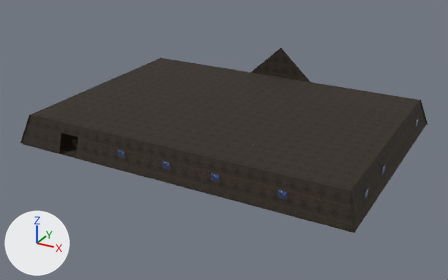
Renders of the glTF model house_attic.glb from each side of a commit.
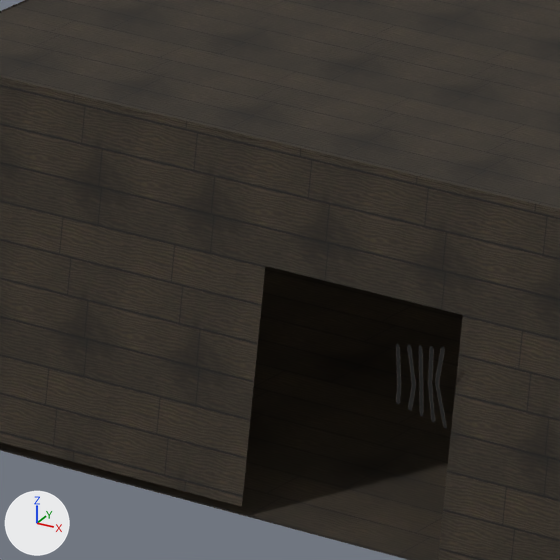
Each version is shown whole from a 50 mm lens placed at (45.6, -93.3, 53.5), pointed at (0.1, -10.6, 12.1), then close up on the part from 9% to 19% of the width and 39% to 56% of the height. Arrows for +X, +Y and +Z are at lower left; the lights stay in place. The older version's two pictures come first. Vertices at exactly the same position are counted once.

Before the edit, the objects in view are built like this:
```python
ob_house_attic = bpy.data.objects.new('house_attic', me_house_attic)
ob_house_attic.location = (0.0, 0.0, 0.0)
```
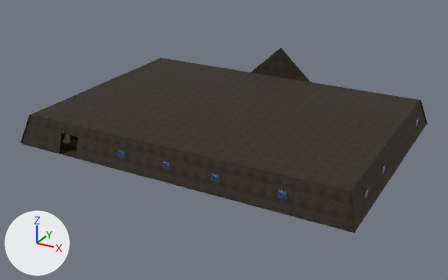
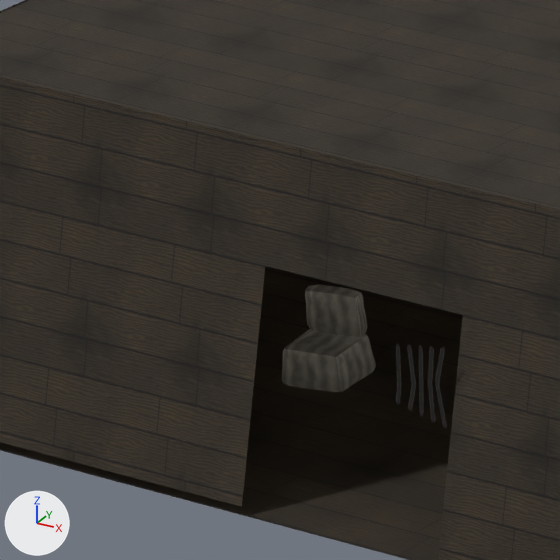
Pixel boxes (x1, y1, x2, y2) of what changed, in the close-ups (560 x 560 px):
```json
{"part": 1, "of": "me_house_attic", "change": "added", "after": [282, 329, 376, 392]}
{"part": 2, "of": "me_house_attic", "change": "added", "after": [305, 285, 367, 337]}
```

Edits to the scene script, one JSON object a line:
```json
{"op": "add", "block": "img_image_23", "code": ["img_image_23 = load_image('Image_23', '_unpacked/Image_23', 512, 512, 'sRGB')"]}
{"op": "add", "block": "img_image_24", "code": ["img_image_24 = load_image('Image_24', '_unpacked/Image_24', 256, 256, 'sRGB')"]}
{"op": "add", "block": "img_image_22", "code": ["img_image_22 = load_image('Image_22', '_unpacked/Image_22', 256, 256, 'sRGB')"]}
{"op": "add", "block": "mat_plaster", "code": ["mat_plaster = bpy.data.materials.new('plaster')", "# uses the picture img_image_23"]}
{"op": "add", "block": "mat_wood_red", "code": ["mat_wood_red = bpy.data.materials.new('wood_red')", "# uses the picture img_image_24"]}
{"op": "add", "block": "mat_curtain_grey", "code": ["mat_curtain_grey = bpy.data.materials.new('curtain_grey')", "# uses the picture img_image_22"]}
{"block": "me_house_attic", "where": "# used by ob_house_attic; location = (0.0, 0.0, 0.0)"}
{"op": "remove", "block": "me_house_attic", "code": "me_house_attic.from_pydata(...)  # 9548 vertices, 16419 faces; spans x -28.2..28.2, y -28.2..12.2, z 12.1..22.5"}
{"op": "add", "block": "me_house_attic", "code": "me_house_attic.from_pydata(...)  # 14558 vertices, 25887 faces; spans x -28.2..28.2, y -28.2..12.2, z 12.1..22.5"}
{"block": "me_house_attic", "change": "me_house_attic part 1: the loose piece of 218 vertices spanning x 7.4..8.6, y -18.1..-16.9, z 12.2..12.8 is copied, and the copy is turned -110 degrees about the z axis through its middle and scaled by 0.993, then moved by (-30.0, -6.5, 0.0); it spans x -22.6..-21.4, y -24.5..-23.4, z 12.2..12.8"}
{"block": "me_house_attic", "change": "me_house_attic part 2: the loose piece of 152 vertices spanning x 7.4..8.0, y -18.1..-17.2, z 12.7..13.5 is copied, and the copy is turned -110.2 degrees about the z axis through its middle and scaled by 1.01, then moved by (-29.8, -6.0, 0.0); it spans x -22.5..-21.6, y -23.9..-23.5, z 12.7..13.5"}
{"block": "me_house_attic", "change": "other edits to the shape of me_house_attic do not show in these pictures"}
{"op": "add", "block": "me_house_attic", "code": "me_house_attic.materials.append(mat_curtain_grey)"}
{"op": "add", "block": "me_house_attic", "code": "me_house_attic.materials.append(mat_plaster)"}
{"op": "add", "block": "me_house_attic", "code": "me_house_attic.materials.append(mat_wood_red)"}
```
